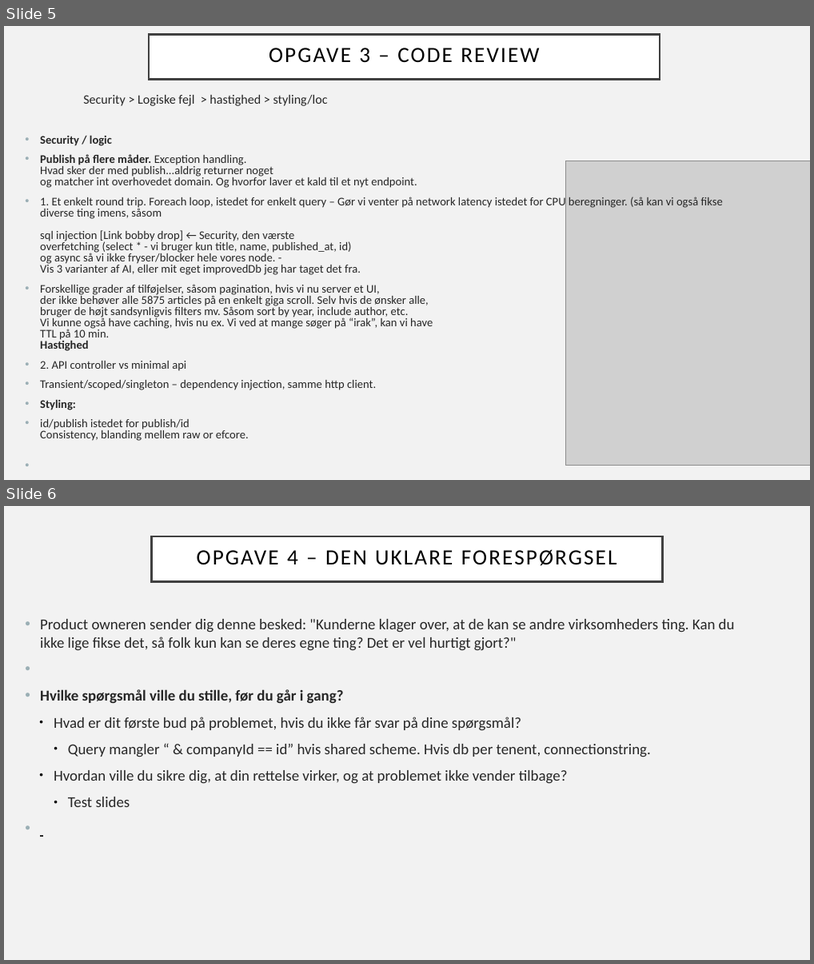
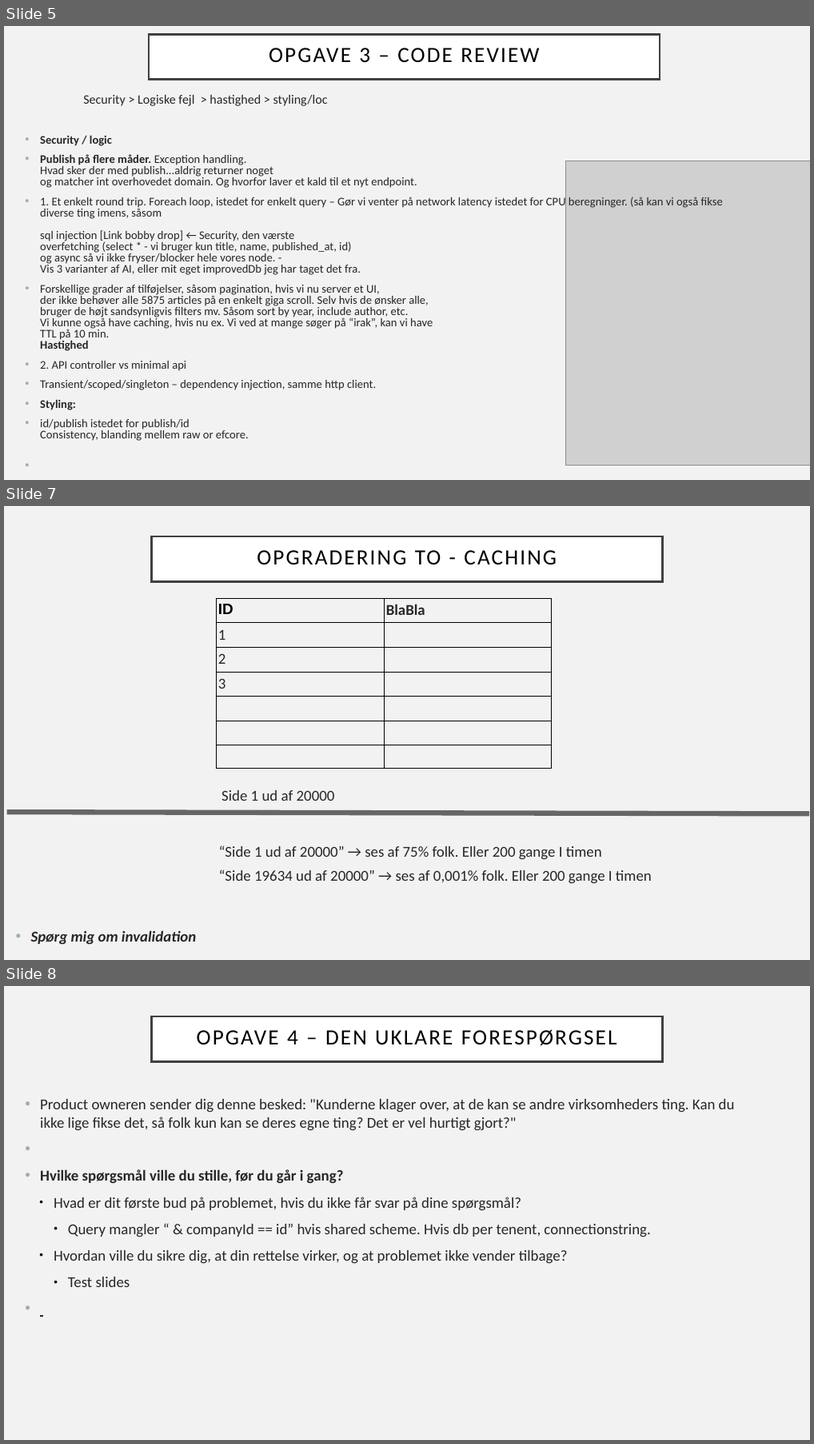
Before and after one commit to Grumlebob/JobInterviewRitzau, a slide deck: Ritzau.odp. Shown one above the other, each under a label of ours: slides 5 and 6 before the commit, slides 5, 7 and 8 after it; the slides between them are not shown. The pictures are 814x964 and 814x1444 pixels, drawn with LibreOffice and Linux fonts; fonts in the diff are those of the drawing; grey boxes stand for pictures. Boxes give left, top, right and bottom in pixels: in the first picture for what was removed or moved away, otherwise in the second. Text is boxed around its words. In the diff, an @@ line names an element or a change of style, - is before the commit and + after.

```diff
--- a/Ritzau.odp
+++ b/Ritzau.odp
@@ slide 7 added at [4,506,810,960], background #F2F2F2 @@
@@ title added at [152,536,662,582], fill #FFFFFF, outline #404040 2.49 pt, 25.9 pt, text #000000 @@
+OPGRADERING TO - CACHING
@@ table added at [216,598,553,766], 7 rows, 2 columns @@
+ID | BlaBla
+1 | 
+2 | 
+3 | 
+ | 
+ | 
+ | 
@@ text added at [222,790,335,800], 18 pt, text #262626 @@
+Side 1 ud af 20000
@@ line added from (7, 812) to (810, 813), #666666 6.01 pt @@
@@ text added at [219,845,602,860], 18 pt, text #262626 @@
+“Side 1 ud af 20000” → ses af 75% folk. Eller 200 gange I timen
@@ text added at [219,869,652,884], 18 pt, text #262626 @@
+“Side 19634 ud af 20000” → ses af 0,001% folk. Eller 200 gange I timen
@@ text added at [31,930,196,944], 18 pt, text #262626, bold, italic @@
+• Spørg mig om invalidation
@@ what was slide 6 is now slide 8 @@
```
Also in this commit, not shown: 3 slides changed, 1 other slide added, 1 other file.
